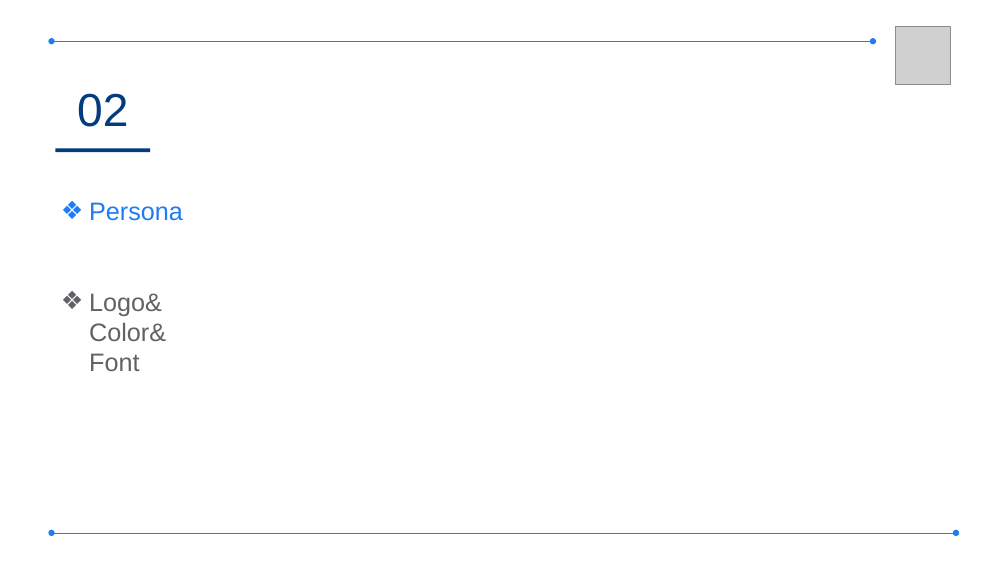
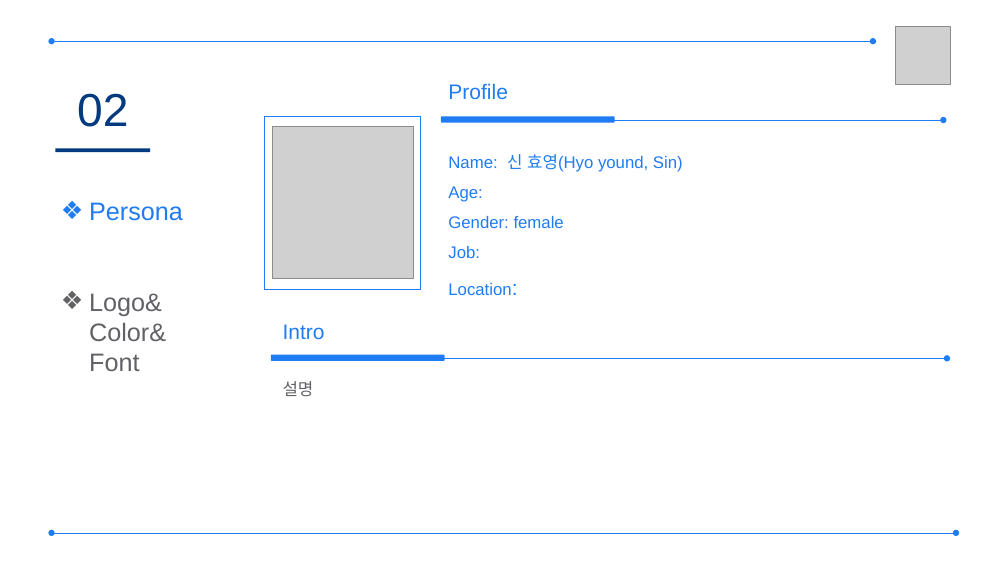
Before and after one commit to naisha855/Project_4, a slide deck: slide 7 of Plan/프레젠테이션1.pptx (slide 3 before the commit). Drawn at 1008x567 pixels with LibreOffice and Linux fonts; fonts in the diff are those of the drawing; grey boxes stand for pictures. Boxes give left, top, right and bottom in pixels: in the first picture for what was removed or moved away, otherwise in the second. Text is boxed around its words. In the diff, an @@ line names an element or a change of style, - is before the commit and + after.

```diff
--- a/Plan/프레젠테이션1.pptx
+++ b/Plan/프레젠테이션1.pptx
@@ text added at (448,83,508,99), 20 pt, text #1F7CF3 @@
+Profile
@@ rectangle added at (265,116,421,290), outline #1F7CF3 1 pt @@
@@ rounded rectangle added at (441,116,615,123), fill #1F7CF3 @@
@@ picture added at (273,126,414,278) @@
@@ arrow added from (441, 120) to (944, 120), #1F7CF3 0.5 pt @@
@@ text added at (448,154,683,295), 16 pt, text #1F7CF3 @@
+Name: 신 효영(Hyo yound, Sin)
+Age:
+Gender: female
+Job:
+Location:
@@ text added at (283,324,325,340), 20 pt, text #1F7CF3 @@
+Intro
@@ arrow added from (271, 358) to (948, 358), #1F7CF3 0.5 pt @@
@@ rounded rectangle added at (271,355,445,361), fill #1F7CF3 @@
@@ text added at (283,381,314,396), 16 pt, text #626266 @@
+설명
```
Also in this commit, not shown: 1 other slide changed, 9 slides added, 1 slide removed, 2 other files.
